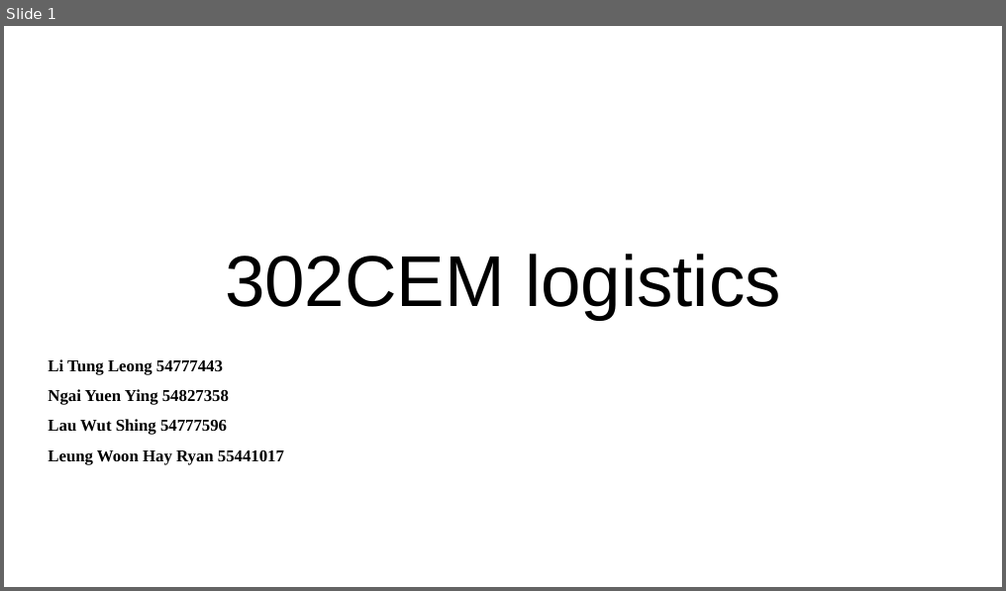
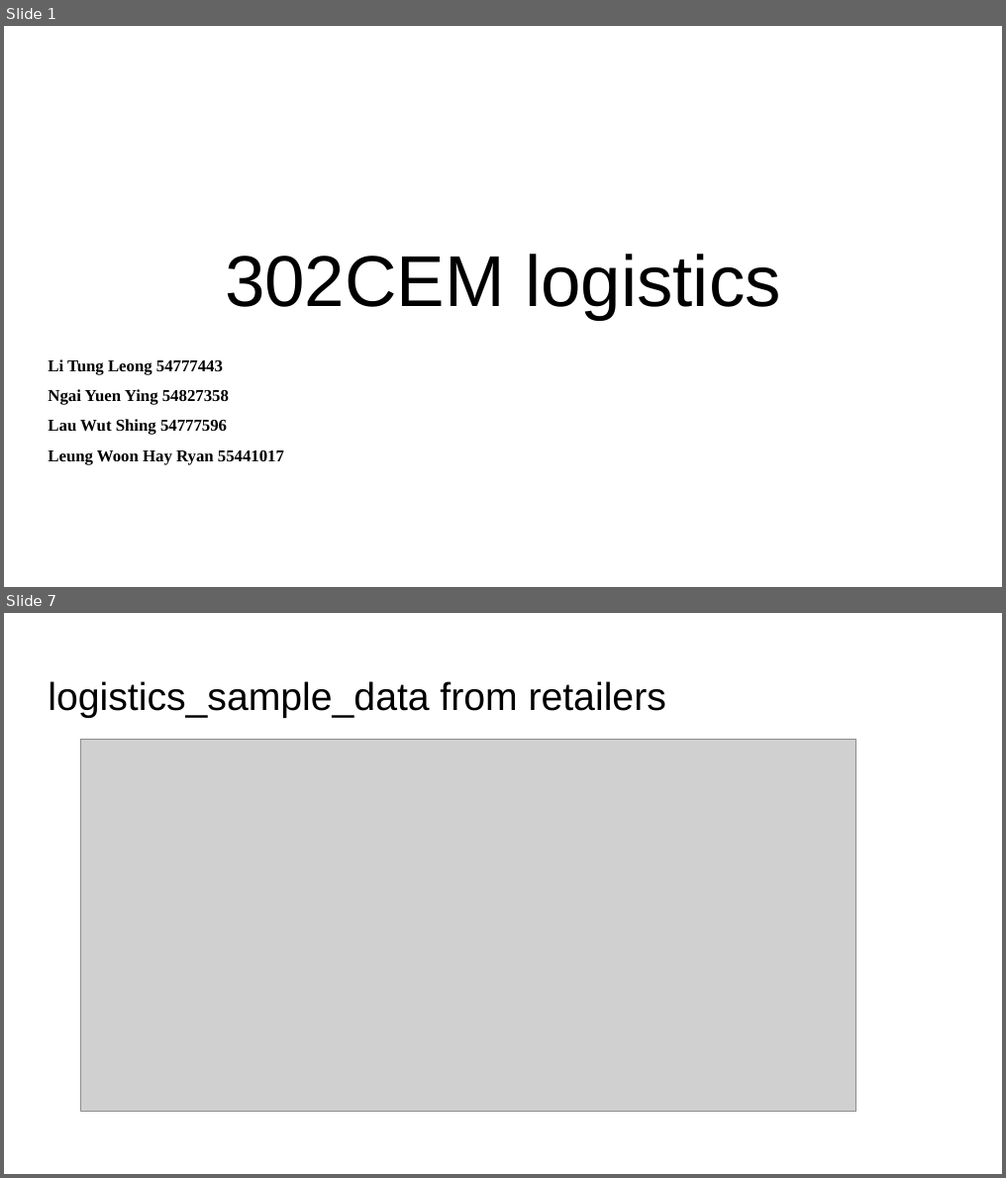
Before and after one commit to cu302cemgp3/302CEM, a slide deck: Data Interface Layout/logistics_standard_ppt.pptx. Shown one above the other, each under a label of ours: slide 1 before the commit, slides 1 and 7 after it; the slides between them are not shown. The pictures are 1006x591 and 1006x1178 pixels, drawn with LibreOffice and Linux fonts; fonts in the diff are those of the drawing; grey boxes stand for pictures. Boxes give left, top, right and bottom in pixels: in the first picture for what was removed or moved away, otherwise in the second. Text is boxed around its words. In the diff, an @@ line names an element or a change of style, - is before the commit and + after.

Commit message:
Logistic_Update_2019021501

```diff
--- a/Data Interface Layout/logistics_standard_ppt.pptx
+++ b/Data Interface Layout/logistics_standard_ppt.pptx
@@ slide 7 added at (x1=4, y1=613, x2=1002, y2=1174), background #FFFFFF @@
@@ title added at (x1=48, y1=681, x2=666, y2=718), 28 pt, text #000000 @@
+logistics_sample_data from retailers
@@ picture added at (x1=81, y1=740, x2=855, y2=1112) @@
```
Also in this commit, not shown: 2 slides changed, 3 other slides added, 6 other files.
